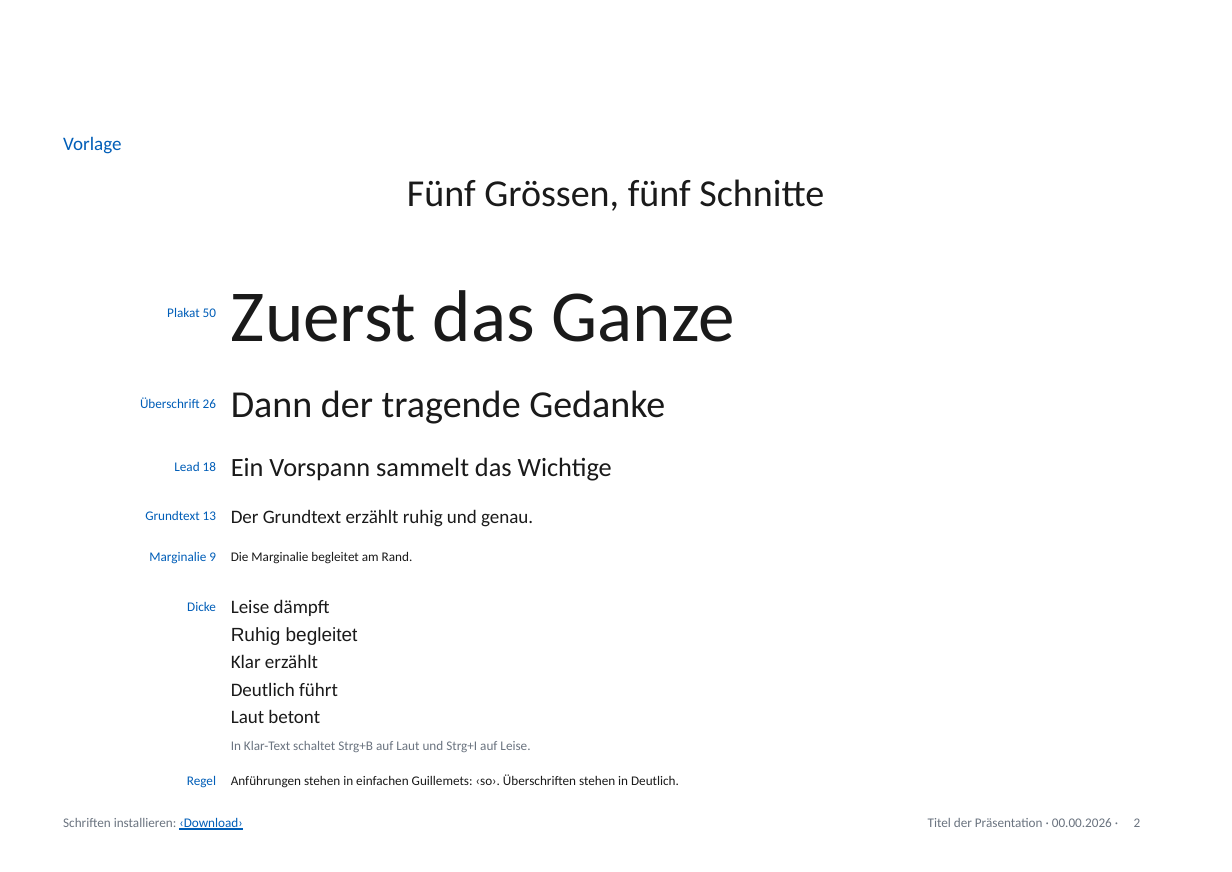
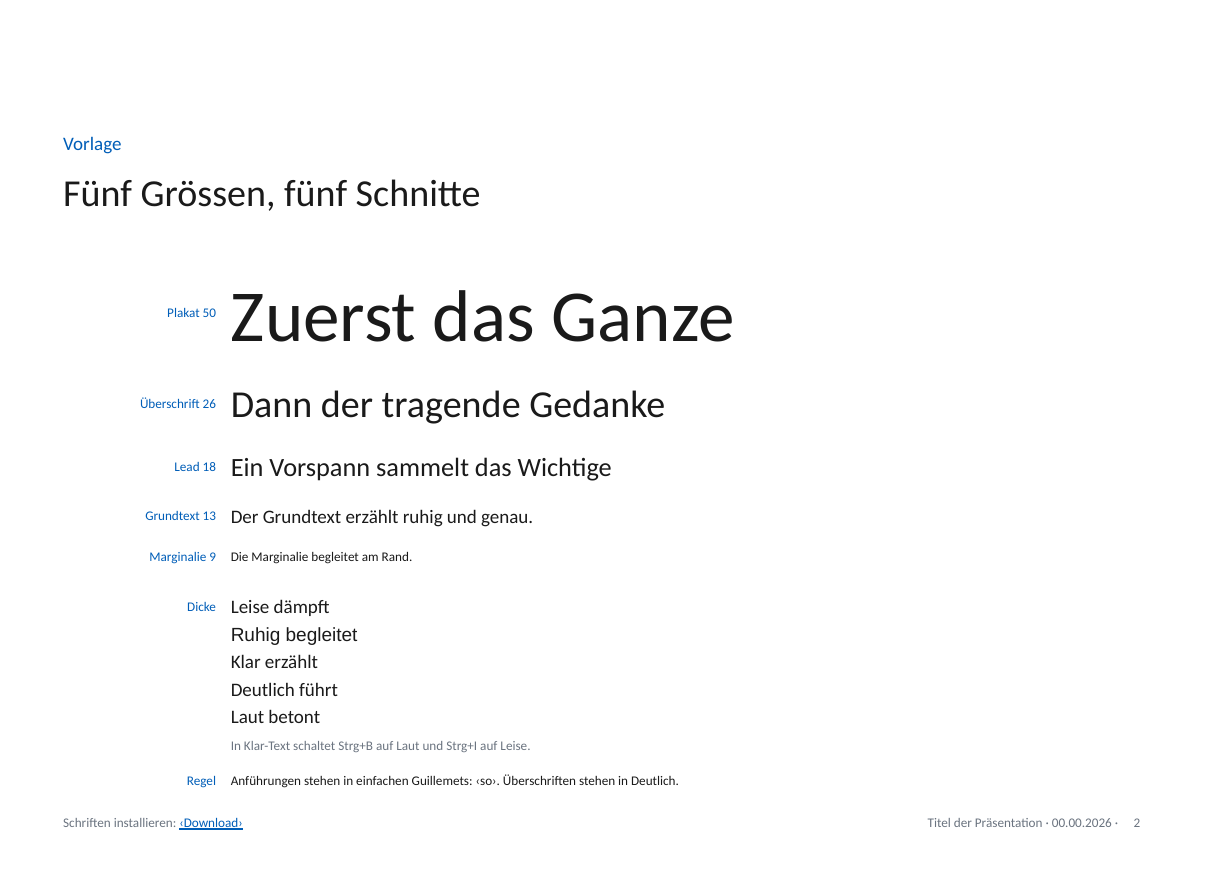
Before and after one commit to phtok/goeloggen, a slide deck: slide 2 of assets/templates/GoetheanumVorlageA4.pptx. Drawn at 1232x872 pixels with LibreOffice and Linux fonts; fonts in the diff are those of the drawing; background and template pictures are left out. Boxes give left, top, right and bottom in pixels: in the first picture for what was removed or moved away, otherwise in the second. Text is boxed around its words. In the diff, an @@ line names an element or a change of style, - is before the commit and + after.

```diff
--- a/assets/templates/GoetheanumVorlageA4.pptx
+++ b/assets/templates/GoetheanumVorlageA4.pptx
@@ title "Fünf Grössen, fünf Schnitte" at <box>63,179,481,211</box>: alignment centre to left @@
```
Also in this commit, not shown: 11 other slides changed, 1 other file.
